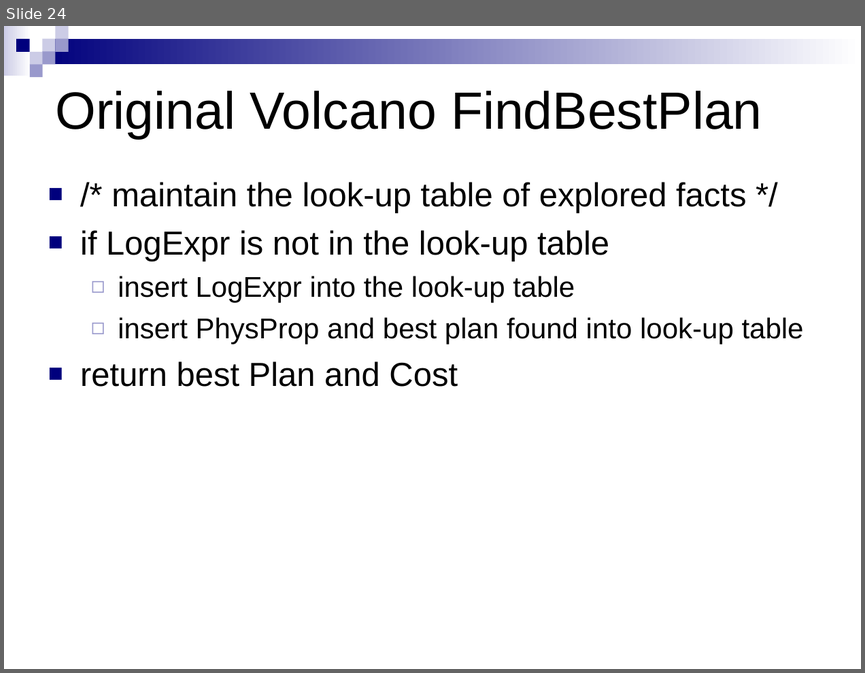
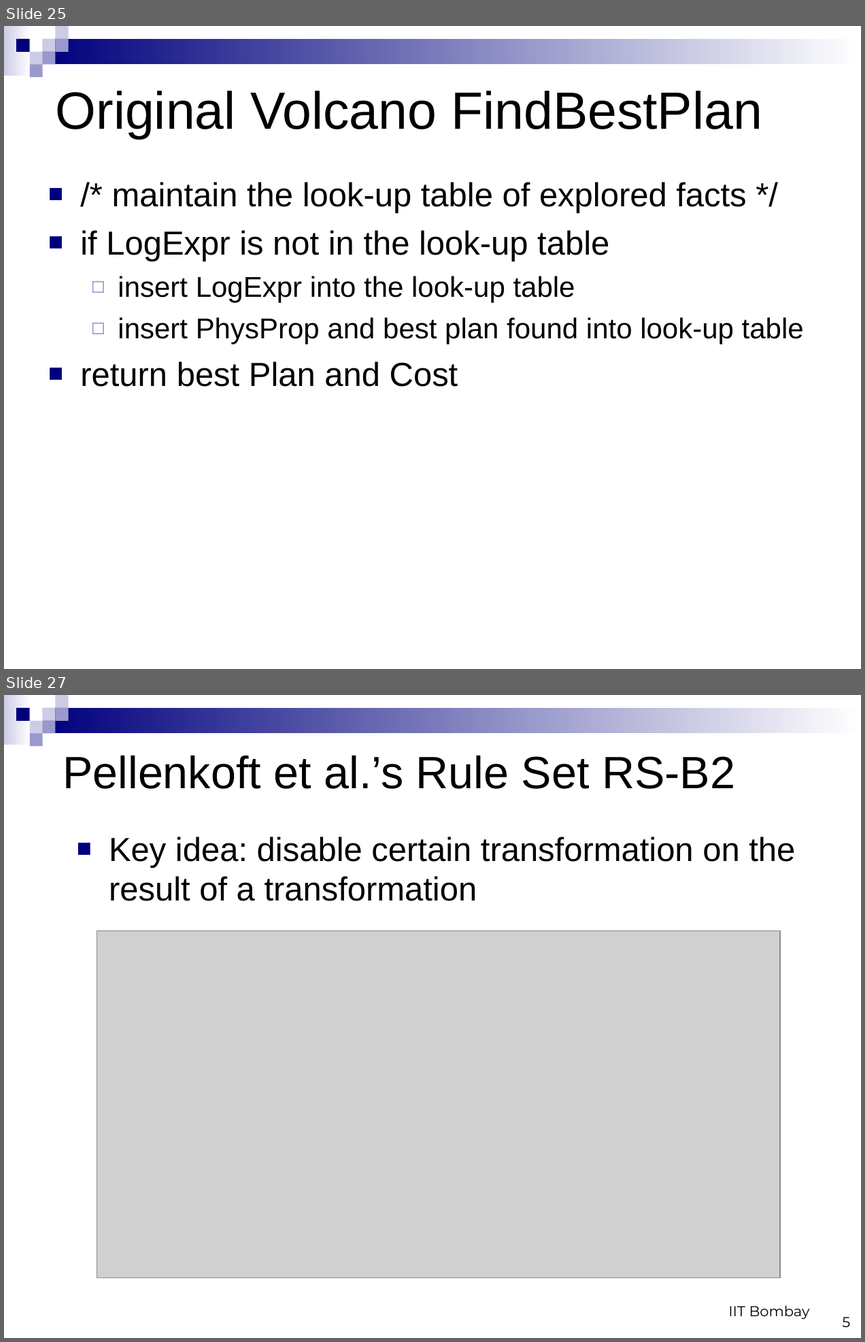
Before and after one commit to sungsoo/sungsoo.github.io, a slide deck: articles/VolcanoOptimizer.ppt. Shown one above the other, each under a label of ours: slide 24 before the commit, slides 25 and 27 after it; the slides between them are not shown. The pictures are 865x673 and 865x1342 pixels, drawn with LibreOffice and Linux fonts; fonts in the diff are those of the drawing; grey boxes stand for pictures. Boxes give left, top, right and bottom in pixels: in the first picture for what was removed or moved away, otherwise in the second. Text is boxed around its words. In the diff, an @@ line names an element or a change of style, - is before the commit and + after.

```diff
--- a/articles/VolcanoOptimizer.ppt
+++ b/articles/VolcanoOptimizer.ppt
@@ slide 27 added at bbox=[4, 695, 861, 1338], background #FFFFFF; not listed: 9 template elements that a slide beside it also shows @@
@@ title added at bbox=[62, 755, 735, 789], 38 pt, text #000000 @@
+Pellenkoft et al.’s Rule Set RS-B2
@@ text added at bbox=[109, 836, 795, 901], 28 pt, text #000000 @@
+■ Key idea: disable certain transformation on the result of a transformation
@@ picture added at bbox=[96, 930, 779, 1278] @@
@@ text added at bbox=[728, 1305, 810, 1319], 12 pt, text #000000 @@
+IIT Bombay
@@ text added at bbox=[842, 1317, 850, 1327], 12 pt, text #000000 @@
+5
@@ what was slide 24 is now slide 25 @@
```
Also in this commit, not shown: 1 slide changed, 6 other slides added, 5 other files.
